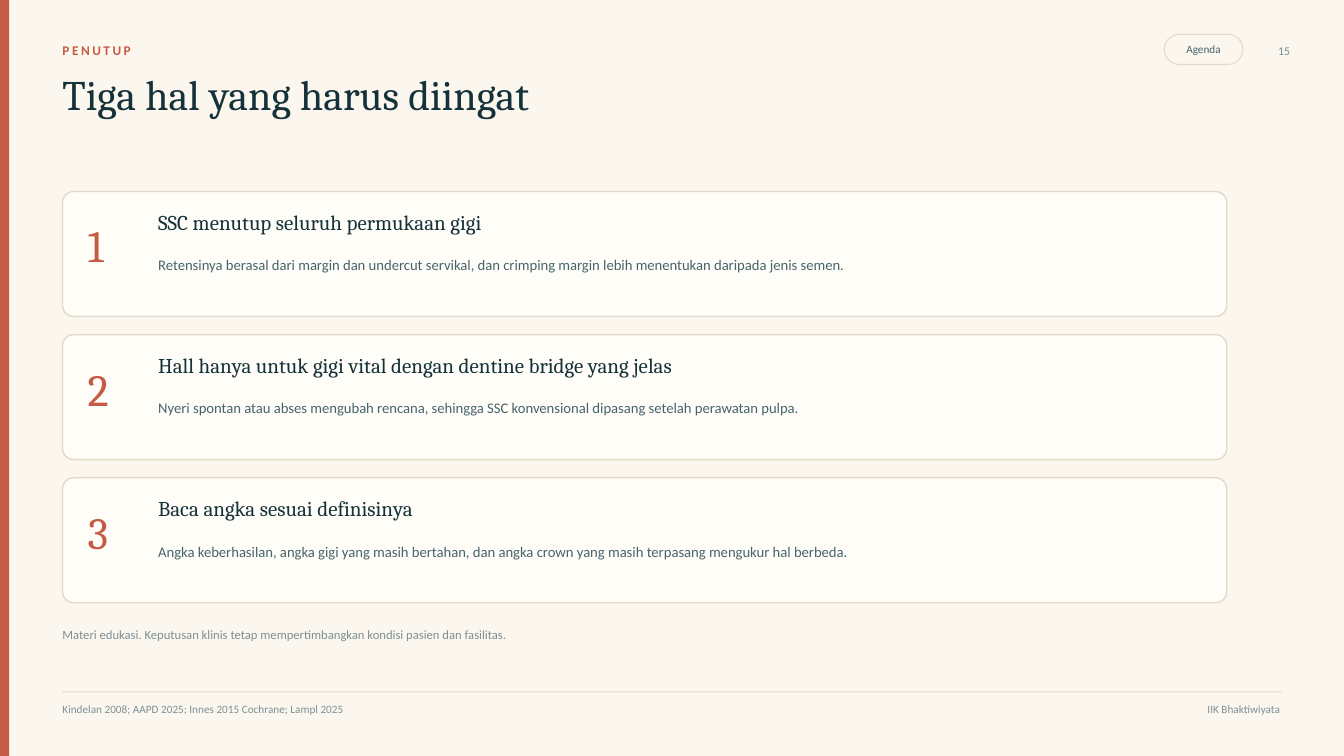
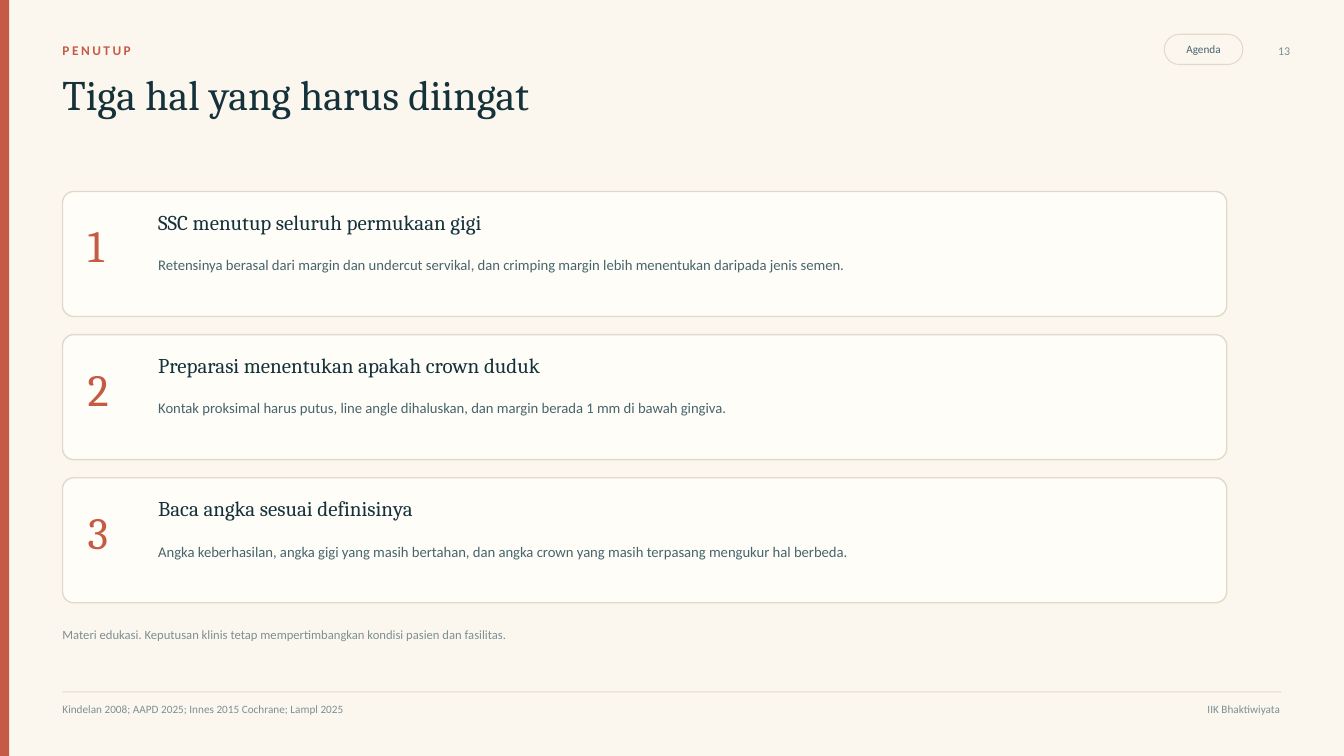
Before and after one commit to maskchanel14-source/agents, a slide deck: slide 13 of deliverables/ssc-pedodonsia/ssc-pedodonsia.pptx (slide 15 before the commit). Drawn at 1344x756 pixels with LibreOffice and Linux fonts; fonts in the diff are those of the drawing. Boxes give left, top, right and bottom in pixels: in the first picture for what was removed or moved away, otherwise in the second. Text is boxed around its words. In the diff, an @@ line names an element or a change of style, - is before the commit and + after.

Commit message:
Fokus ke SSC: hapus bagian Hall dan slide perbandingan, deck jadi 16 slide, alur keputusan, bukti, kasus, kuis, dan lampiran disesuaikan

```diff
--- a/deliverables/ssc-pedodonsia/ssc-pedodonsia.pptx
+++ b/deliverables/ssc-pedodonsia/ssc-pedodonsia.pptx
@@ text at (158, 358, 540, 378): text changed @@
-Hall hanya untuk gigi vital dengan dentine bridge yang jelas
+Preparasi menentukan apakah crown duduk
@@ text at (158, 403, 726, 416): text changed @@
-Nyeri spontan atau abses mengubah rencana, sehingga SSC konvensional dipasang setelah perawatan pulpa.
+Kontak proksimal harus putus, line angle dihaluskan, dan margin berada 1 mm di bawah gingiva.
```
Also in this commit, not shown: 12 other slides changed, 1 slide added, 3 slides removed, 6 other files.
